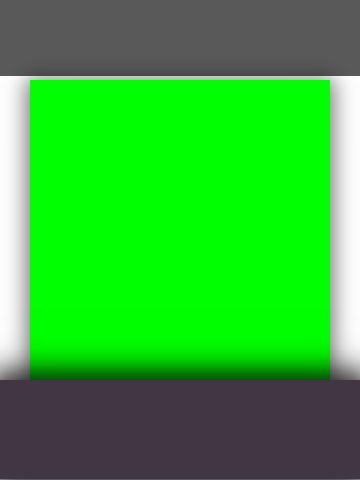
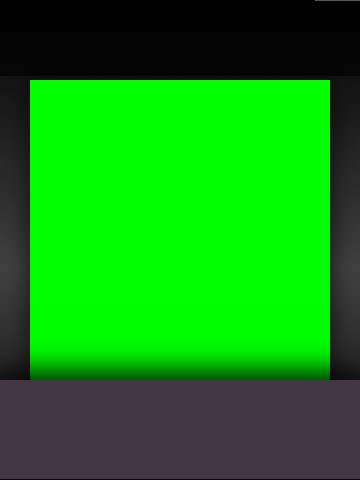
Revision of a layered 360 × 480 image; what changed, layer by layer:
showed "Theme color background", painted on it over [0, 0, 360, 480]
